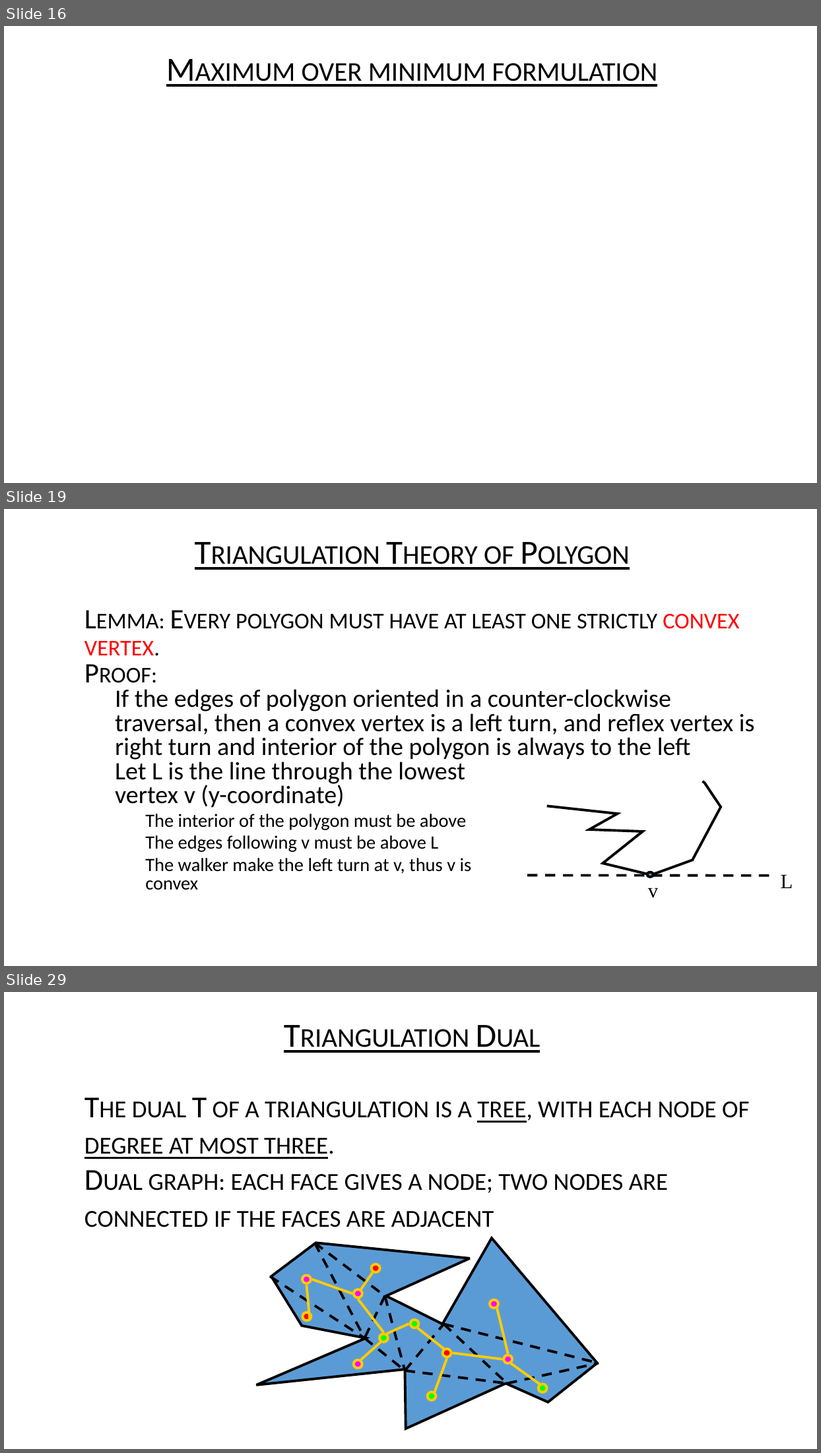
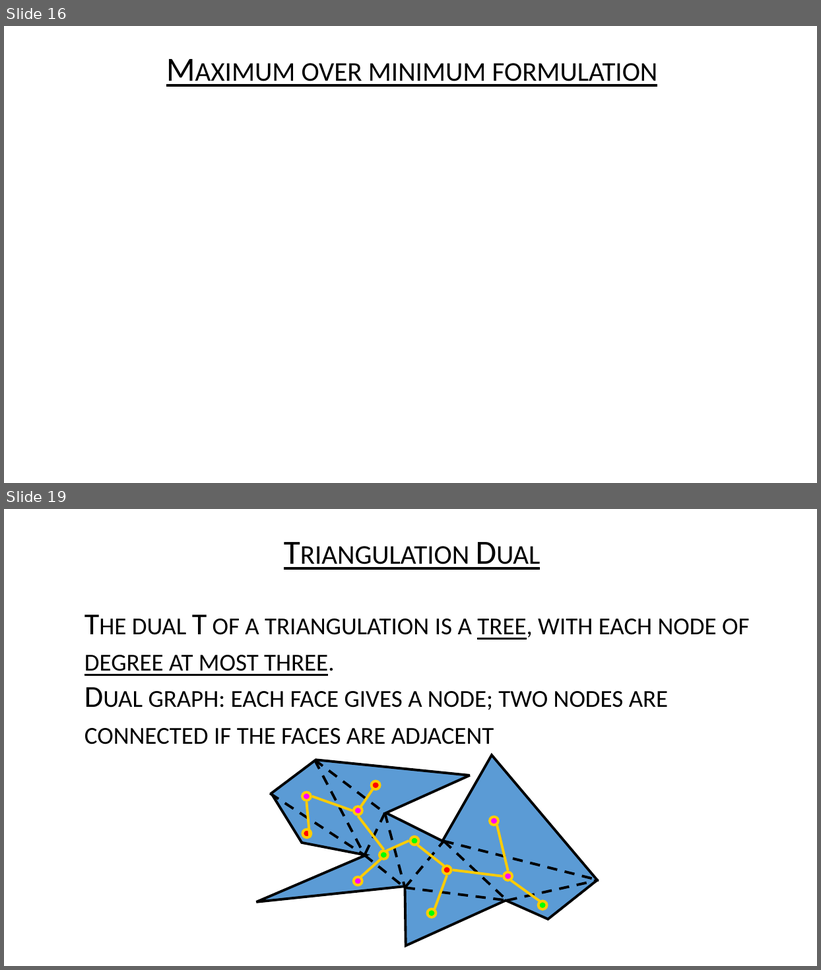
Before and after one commit to USFDataVisualization/Computational-Geometry-Lecture, a slide deck: M09-art_gallery_problem.pptx. Shown one above the other, each under a label of ours: slides 16, 19 and 29 before the commit, slides 16 and 19 after it; the slides between them are not shown. The pictures are 821x1453 and 821x970 pixels, drawn with LibreOffice and Linux fonts; fonts in the diff are those of the drawing; grey boxes stand for pictures; background and template pictures are left out. Boxes give left, top, right and bottom in pixels: in the first picture for what was removed or moved away, otherwise in the second. Text is boxed around its words. In the diff, an @@ line names an element or a change of style, - is before the commit and + after.

```diff
--- a/M09-art_gallery_problem.pptx
+++ b/M09-art_gallery_problem.pptx
@@ slide 19 removed at (x1=4, y1=509, x2=817, y2=966), background #FFFFFF @@
@@ text removed at (x1=484, y1=546, x2=514, y2=570) @@
-• Triangulation Theory of Polygon
@@ text removed at (x1=85, y1=614, x2=755, y2=890) @@
-• Lemma: Every polygon must have at least one strictly convex vertex.
-• Proof:
-  • If the edges of polygon oriented in a counter-clockwise traversal, then a convex vertex is a left turn, and reflex vertex is right turn and interior of the polygon is always to the left
-  • Let L is the line through the lowest
-    vertex v (y-coordinate)
-    • The interior of the polygon must be above
-    • The edges following v must be above L
-    • The walker make the left turn at v, thus v is
-      convex
@@ group removed at (x1=527, y1=782, x2=793, y2=898): 2 texts, 1 freeform shape, 1 line, 1 ellipse @@
-v
-L
@@ what was slide 29 is now slide 19 @@
```
Also in this commit, not shown: 5 slides changed, 9 other slides removed, 33 other files.
